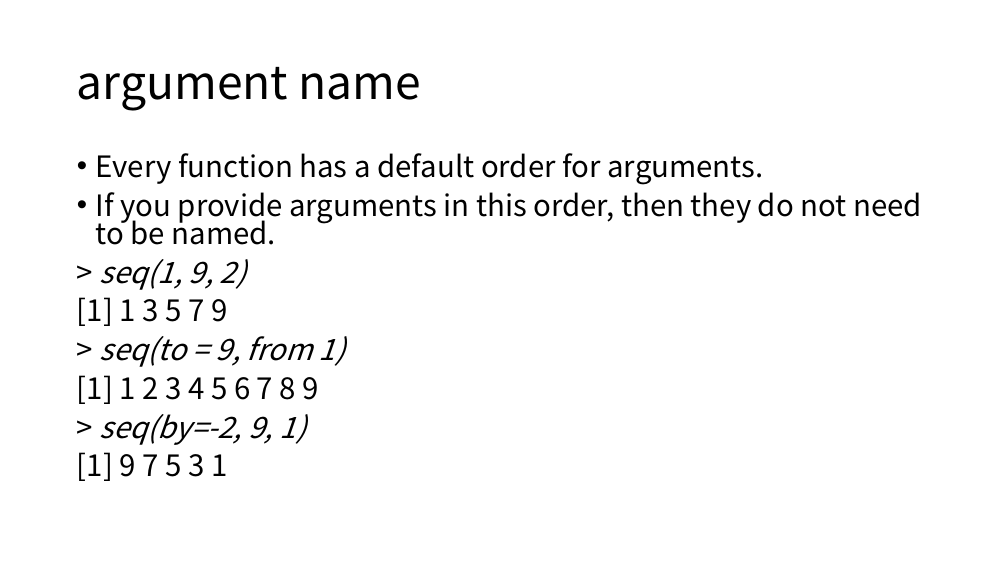
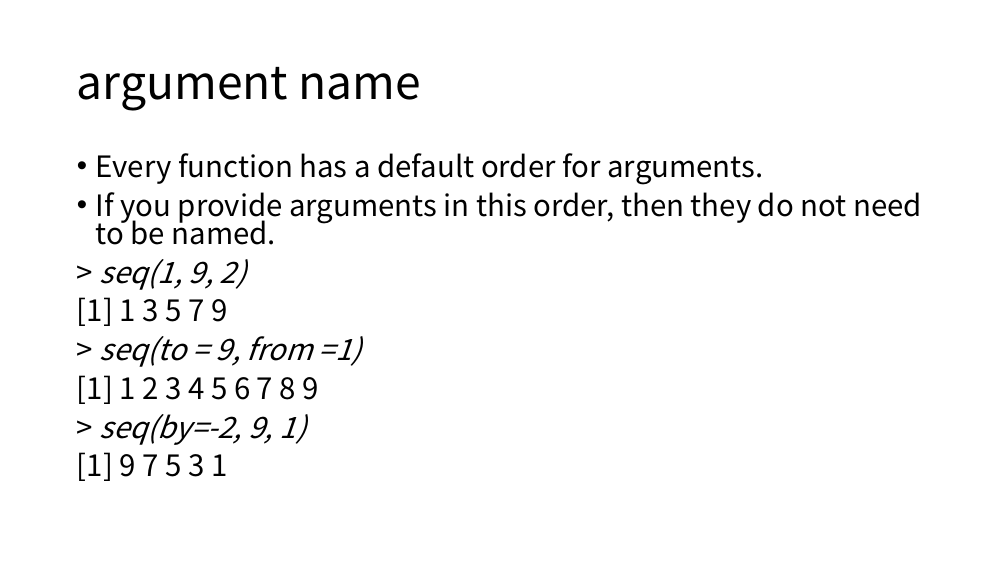
Before and after one commit to ksublee/SSuR, a slide deck: slide 13 of ppt/1.Introduction to R.pptx. Drawn at 1008x567 pixels with LibreOffice and Linux fonts; fonts in the diff are those of the drawing. Boxes give left, top, right and bottom in pixels: in the first picture for what was removed or moved away, otherwise in the second. Text is boxed around its words. In the diff, an @@ line names an element or a change of style, - is before the commit and + after.

```diff
--- a/ppt/1.Introduction to R.pptx
+++ b/ppt/1.Introduction to R.pptx
@@ text at [100, 336, 362, 367]: text changed @@
-> seq(to = 9, from 1)
+> seq(to = 9, from =1)
```
Also in this commit, not shown: 5 other slides changed, 5 other files.
